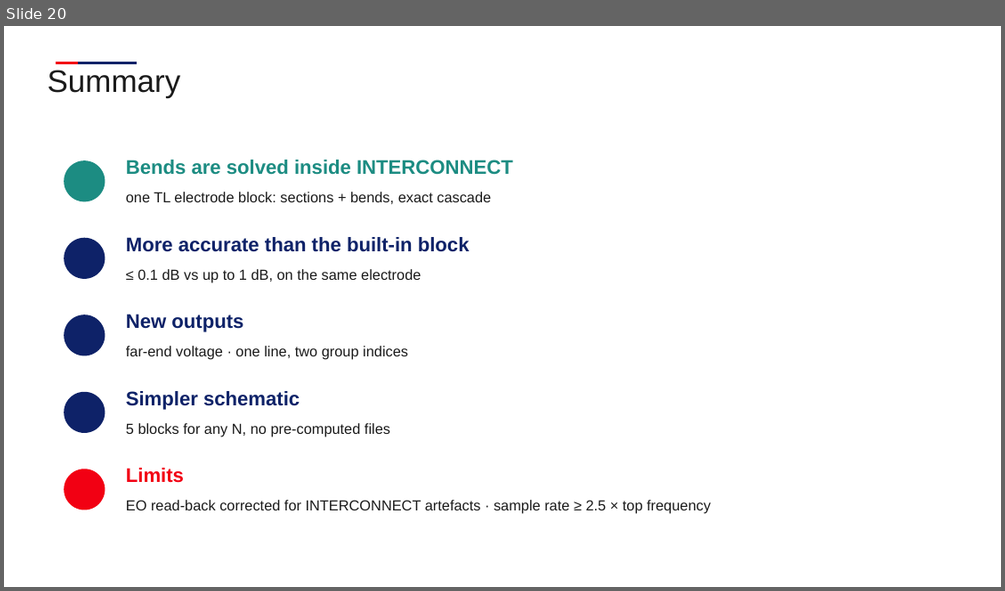
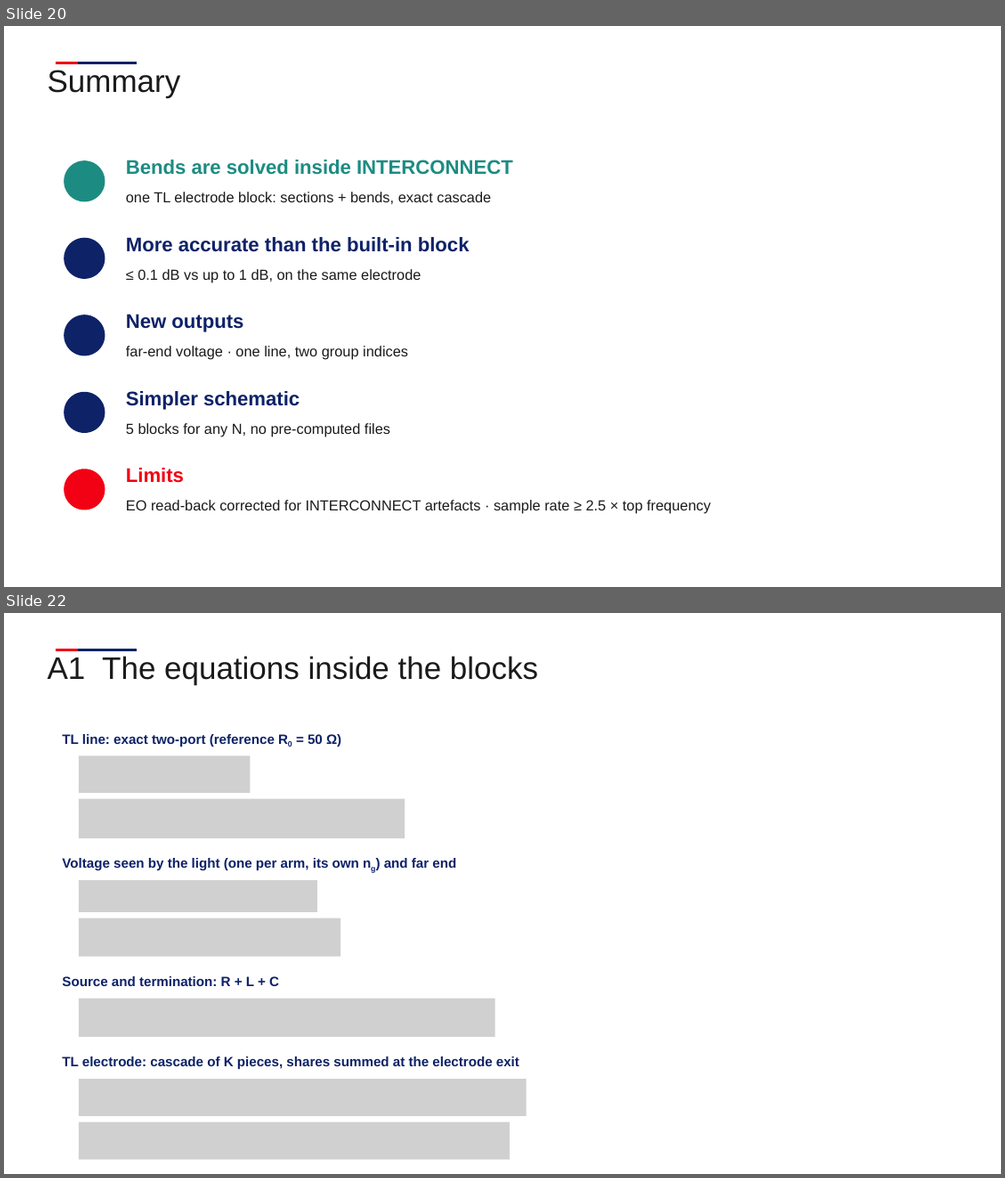
Before and after one commit to andreimuresian/claude, a slide deck: docs/Bends_in_INTERCONNECT.pptx. Shown one above the other, each under a label of ours: slide 20 before the commit, slides 20 and 22 after it; the slides between them are not shown. The pictures are 1005x591 and 1005x1178 pixels, drawn with LibreOffice and Linux fonts; fonts in the diff are those of the drawing; grey boxes stand for pictures; background and template pictures are left out. Boxes give left, top, right and bottom in pixels: in the first picture for what was removed or moved away, otherwise in the second. Text is boxed around its words. In the diff, an @@ line names an element or a change of style, - is before the commit and + after.

```diff
--- a/docs/Bends_in_INTERCONNECT.pptx
+++ b/docs/Bends_in_INTERCONNECT.pptx
@@ slide 22 added at (x1=4, y1=613, x2=1001, y2=1174), background #FFFFFF; not listed: 2 template elements that a slide beside it also shows @@
@@ text added at (x1=48, y1=656, x2=538, y2=685), 30 pt, text #1A1A1A @@
+A1 The equations inside the blocks
@@ text added at (x1=62, y1=734, x2=341, y2=747), 13 pt, text #0E2268, bold @@
+TL line: exact two-port (reference R0 = 50 Ω)
@@ picture added at (x1=79, y1=755, x2=250, y2=793) @@
@@ picture added at (x1=79, y1=798, x2=404, y2=838) @@
@@ text added at (x1=62, y1=858, x2=456, y2=871), 13 pt, text #0E2268, bold @@
+Voltage seen by the light (one per arm, its own ng) and far end
@@ picture added at (x1=79, y1=880, x2=317, y2=912) @@
@@ picture added at (x1=79, y1=918, x2=340, y2=957) @@
@@ text added at (x1=62, y1=976, x2=279, y2=986), 13 pt, text #0E2268, bold @@
+Source and termination: R + L + C
@@ picture added at (x1=79, y1=998, x2=495, y2=1037) @@
@@ text added at (x1=62, y1=1056, x2=519, y2=1069), 13 pt, text #0E2268, bold @@
+TL electrode: cascade of K pieces, shares summed at the electrode exit
@@ picture added at (x1=79, y1=1078, x2=526, y2=1116) @@
@@ picture added at (x1=79, y1=1122, x2=510, y2=1159) @@
```
Also in this commit, not shown: 2 slides changed, 5 other slides added, 1 slide removed.
